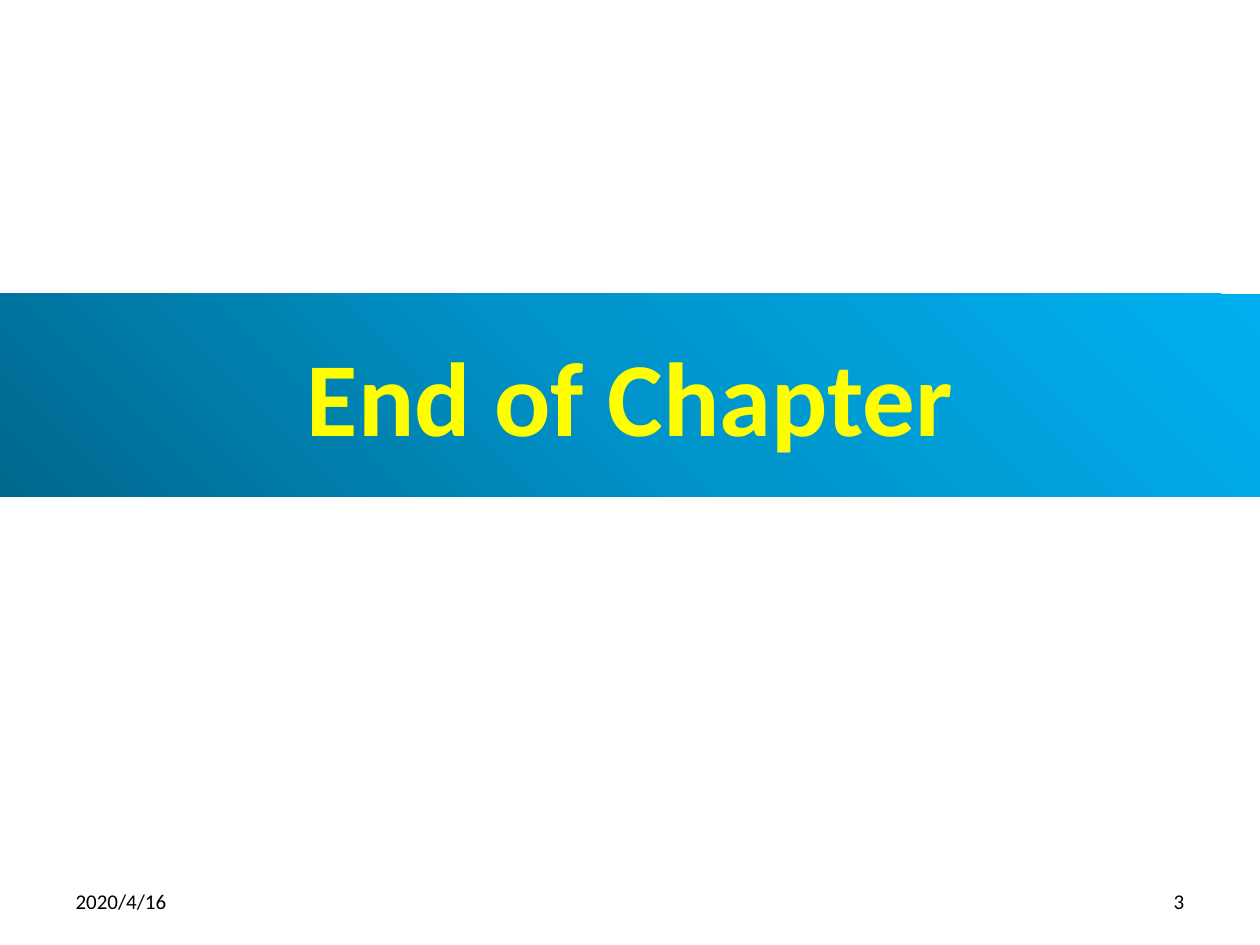
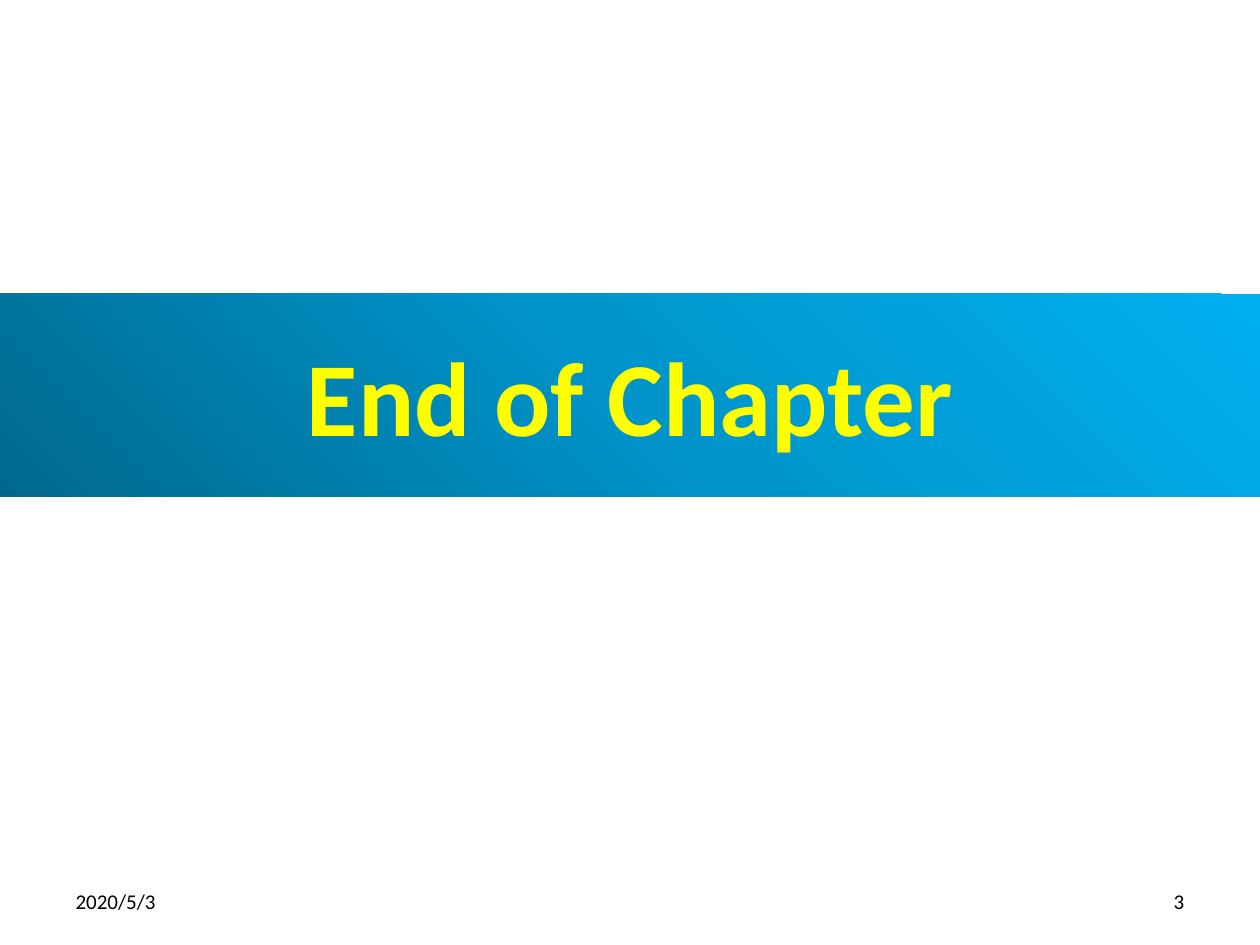
Before and after one commit to peterhchen/800_MachineLearning, a slide deck: slide 3 of 01_Home.pptx. Drawn at 1260x945 pixels with LibreOffice and Linux fonts; fonts in the diff are those of the drawing. Boxes give left, top, right and bottom in pixels: in the first picture for what was removed or moved away, otherwise in the second. Text is boxed around its words. In the diff, an @@ line names an element or a change of style, - is before the commit and + after.

```diff
--- a/01_Home.pptx
+++ b/01_Home.pptx
@@ text at box(76, 894, 156, 910): text changed @@
-2020/4/16
+2020/5/3
```
Also in this commit, not shown: 2 other slides changed.
